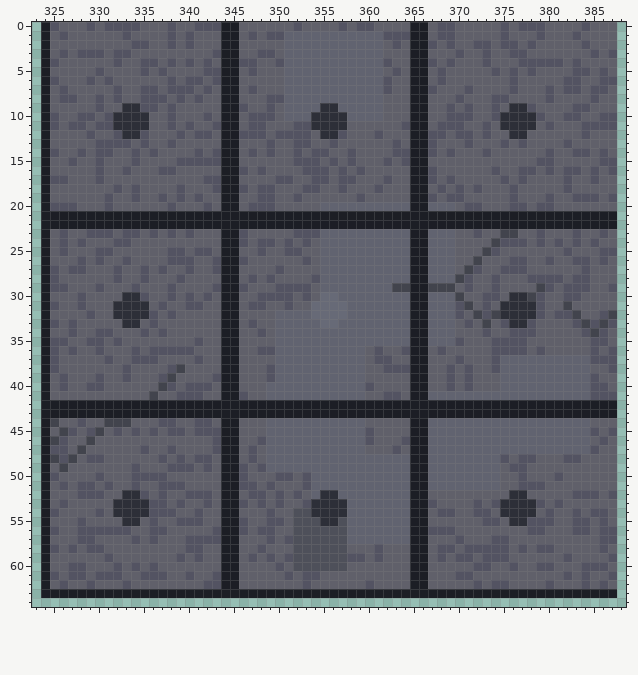
A pixel-art file gets an edit: maps/marble/textures/marble.ase. Above, as it was before the edit.
650x650 pixels, 1 frame. Colours within 5 levels of each other are drawn and written as one. Shown: x 323..388, y 0..64. The commit also changed other parts of the picture, which this record leaves out.
Now the later version:
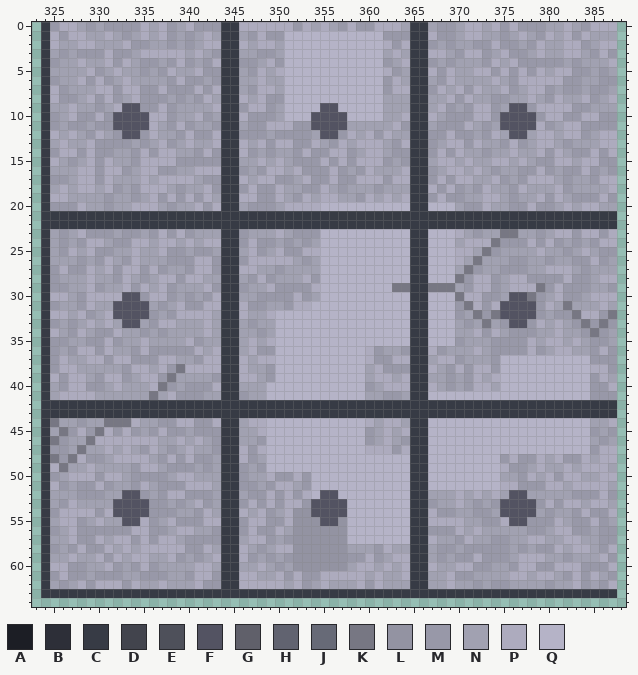
Palette (. is transparent): A #1c1e25  B #2d2f38  C #373b45  D #42444d  E #4e505a  F #535362  G #60606a  H #616370  J #676a77  K #777783  L #9393a2  M #9898a8  N #a1a1b1  P #adabbe  Q #b5b3c7
Edits made:
Changed rows in their new state; - is an unchanged pixel.
first column x 324:
 0 CMPPNMNMMMMPNPMNPMMMCCPPPPPPMPNPNMPMMPPPNCCNMMNPPNPMPMMMNNPNMPPP
 1 CPMPPNNPNMNPNPMNMNPNCCNMPMMQQQQQQQQQQQMMMCCPMMNPPNNMNPNMPNPMPNNN
 2 CPNNPPNNNPMMNNMNMNPPCCPNPPNQQQQQQQQQQQPMPCCMNMNNMMPMMNMPNNPPMNPP
 3 CNMNMMMPMMNPPPPPNPNMCCNNMMNQQQQQQQQQQQNPNCCPPNMPPMNPMMNPNNPPNMPM
 4 CMNNPNNPMPNMMNMPMNMPCCMMNPMQQQQQQQQQQQMNPCCMNMNNNMPNPMMMMMNMNNNP
 5 CNNNNPMNPNNMNMPNNPMMCCNMPNPQQQQQQQQQQQPMNCCPMPNNPPMPMPMPNPPMMNMN
 6 CMNNPMPMNPNNNNMPMMNMCCNNPNNQQQQQQQQQQQMPNCCNMPNNNNPNMPPPPPMMNNMM
 7 CPMNNNPPMPPMMPMMMPMPCCNMPPNQQQQQQQQQQQMPPCCMPNPMPNNPMNPPMNMMNMMN
 8 CPMMNPMPMNPMMMNMNMPNCCPNPMMQQQQQQQQQQQNNNCCNNPMPNNMMNNPNMPNNPMNP
 9 CNNPNNMNPFFMMPMNNNNPCCMPPMNQQQQFFQQQQQNNNCCNPMNMPPMNFFMPPPPMMNNN
10 CMNPMMPMFFFFPPMNNPMNCCPMMMNQQQFFFFQQQQNNPCCPNMMMPPMFFFFMPPMMPPMM
11 CMNMMNMMFFFFPNMPMNNMCCNMMPPPMMFFFFNNNNNPMCCNMMMPNMNFFFFPMNPPMMMM
12 CPNPNMPNMFFMPNNMPMMPCCMMMNMMMMNFFMPNPMPNNCCMMPMMNMPNFFNPPNPPMNPP
13 CNPNNPMMMMNMNPMNPNNPCCPNPMPPMMPNMPNPPPNMPCCMNPPMPNNMPMNPPNMNNNPP
14 CMPPMPMMNNMPMPPNNMPMCCPMNMNNMPMMPPMNPPNMMCCMPMPNNMNNPNNPMPNMMPMP
15 CPNMNPMPNNMPPPPMMMMMCCNNPNPNMMMPMPMPPPMNMCCNPPNPNNPPNPNMMPPNPPMM
16 CNNNPPMPPMNPPMMNNPPPCCMNMPPNPMMMPMNMPNNNPCCMNPPNPNMNNMMPMNMMPMNM
17 CMMNPPMPNNNPNPPPPNMMCCPNPPMMNPMMPMMPPPMPPCCMPMPPNNPMNMPPPNMNNMPP
18 CNPNPPNPMNMPPPNMNNPMCCMPMMPNNMMPNMNNNMNNNCCPMPMNMPNNMPNNNPMNNNNP
19 CPPNNNNMNNMNPMPMPMPNCCPPMMPNMPNPPNNMPNPNPCCMPMMNNPPNMNNPMPNMMMPM
20 CMMMPNNMNNPPPNMNNPMPCCNMMMNPPPPQQQQQQQQQQCCQQQNMMPNNMMPMMNPNPPNN
21 CCCCCCCCCCCCCCCCCCCCCCCCCCCCCCCCCCCCCCCCCCCCCCCCCCCCCCCCCCCCCCCC
22 CCCCCCCCCCCCCCCCCCCCCCCCCCCCCCCCCCCCCCCCCCCCCCCCCCCCCCCCCCCCCCCC
23 CNMNPMMMNMMNMPMPMNNNCCMNNNPNMMMQQQQQQQQQQCCQQQPNMNNKKNNMNPPMPPMP
24 CNMNMPPNMMPPNPPNPNPPCCMPMMNMNMNQQQQQQQQQQCCQQQNPPPKMMMPMPMNMNMPP
25 CNMPNPMMNNPNNPMMNMMNCCNPMNPMMPPQQQQQQQQQQCCQQQPPNKMNNNNPNNMNPNMM
26 CNNNMNMPNMPNNNMMMPPMCCMPPPPPNMNQQQQQQQQQQCCQQQPNKNNNMMNNMNNMMPMN
27 CMPMMPNPMPPMPMNNMPPMCCPPNNMNNNNQQQQQQQQQQCCQQQNKMNNMMMNNPPPNMNNN
28 CMNNNPNNMPNMNPPMPPNNCCNMPMNNNPMQQQQQQQQQQCCQQQKMPPMNPPMMMMPMMNPP
29 CMMNNPMNNPMPNPMNNNPMCCMNNPMMMMPQQQQQQQQKKCCKKKNMPPMNPPPKMPMMMNNM
30 CPPNMPPPPFFMPPMNMNMPCCNNMMMMPMNQQQQQQQQQQCCQQQKPPMMNFFKMNPMMNPPP
31 CMNNMPNNFFFFNMNPMMPPCCPMMNNMPPQQQQQQQQQQQCCQQQMKPMPFFFFMPNKNNNPN
32 CPPNPMNPFFFFMNMPPPPNCCPNNPQQQQQQQQQQQQQQQCCQQQMNKMKFFFFMNMMKPPMK
33 CMNMNPNPNFFNMPPNNNPNCCNMNNQQQQQQQQQQQQQQQCCQQQNMNKNMFFMPNPNMKMKM
34 CPNMPNMMPNNMNMNNNNPNCCNNMNQQQQQQQQQQQQQQQCCQQQNNPMPNMMMNNPNNMKMN
35 CMMNNMMPMNNPNNNNPMNNCCNPNPQQQQQQQQQQQQQQQCCQQQMNNNMMMMPNPPNPNMMN
36 CMNMPPMPNNMPMMMMMPNPCCNPMMQQQQQQQQQQPMNNMCCPMNNNPNMMMMPMNPPNNMPM
37 CMPNNPPMPPMMMPPNNMPPCCPNPPQQQQQQQQQQPMMPPCCNPPMNNNMQQQQQQQQQQMMM
38 CMPPNNNNNMPPNPMKPPPPCCPNNMQQQQQQQQQQNPMMMCCPNMPMPPMQQQQQQQQQQPPM
39 CPMPPNMPPMNPPMKNNNNMCCPPNMQQQQQQQQQQNPPNPCCNNMNMPNPQQQQQQQQQQMPN
40 CNMPPMMNPNNNPKMNMMMPCCNNNQQQQQQQQQQQMNPPPCCPNMNMPPNQQQQQQQQQQMMP
41 CNPPPPNNNNNNKNPMMMNNCCMNNQQQQQQQQQQQNNMMNCCQQQQQQQQQQQQQQQQQQMMM
42 CCCCCCCCCCCCCCCCCCCCCCCCCCCCCCCCCCCCCCCCCCCCCCCCCCCCCCCCCCCCCCCC
43 CCCCCCCCCCCCCCCCCCCCCCCCCCCCCCCCCCCCCCCCCCCCCCCCCCCCCCCCCCCCCCCC
44 CKNNMNNKKKPNNMMPPMMPCCNPPQQQQQQQQQQQPNPPNCCQQQQQQQQQQQQQQQQQQNNP
45 CNKMPMKPMPMNMPMMNMMMCCNNPQQQQQQQQQQQMNPNPCCQQQQQQQQQQQQQQQQQQMNM
46 CKMNNKPPPPPPPNNPNPNMCCNNMQQQQQQQQQQQMNPNMCCQQQQQQQQQQQQQQQQQQNMN
47 CMMNKNNPNPNMPNMNPNNMCCPMPQQQQQQQQQQQPPPMPCCQQQQQQQQQQQQQQQQQQMPP
48 CKMKPMMNPPPPNMPMPMMNCCPMNQQQQQQQQQQQQQQQQCCQQQQQQQQMPMMPNPMMPNPP
49 CPKNNPNNNNMPPNMMMNMNCCMNMQQQQQQQQQQQQQQQQCCQQQQQQQQPMMNPNNPNPPPN
50 CMNPPPMPPNMMMMNPPNNNCCMNNPMMPMQQQQQQQQQQQCCQQQQQQQQNNMPNPMPPNNPP
51 CPMNMMPMNNMPNMMMPPPNCCMMNMPPNMQQQQQQQQQQQCCQQQQQQQQPPMMMPPNPPPPN
52 CNNNMMMNNFFMNMPPMMMNCCNMMPMPMPQFFQQQQQQQQCCNNNPNPNPNFFNNNNNMMMPM
53 CNMPNNNNFFFFMMNMNPMNCCMPMPMPPMFFFFQQQQQQQCCMNNPNMNMFFFFMPMPPNPPN
54 CMPPPPMPFFFFMMMNNMPNCCPNPMNPLLFFFFQQQQQQQCCPMMNNMMNFFFFNMNNMPMMP
55 CNPPMNPNNFFPMNPMMMPPCCMPPMMPLLLFFLQQQQQQQCCPPPPNNMMPFFMMMPNMMPMN
56 CMNPMMMMMMPPMMNPPNNMCCMPMMPNLLLLLLQQQQQQQCCMMMPNPNNNNNMMNPPMMNMM
57 CNNPMMPNPPMPMPPNMMMMCCNPPMNMLLLLLLQQQQQQQCCPNNMPNNMMNNPPNNPPNNMM
58 CMNMPMMPNPNPPPPPMMPNCCPNMNPPLLLLLLNNNMPNNCCNMMNMMMMMNMNMMPNPPNMP
59 CNNPNNPMPNPPNNPMNMNPCCPMNMNMLLLLLLMMPMNPPCCNMNMMPMMMNPPPNNMNNNPM
60 CPPMMNNPMNMPMNNNNPPNCCNNPNMNLLLLLLNPPNPNPCCPNNPPMMNNMPPMMPPPMMMP
61 CMPMMNMMMNNMMMNNMPPMCCPPNNPMPMMPPPPPNPNNPCCNNPMMNNNNPPNPPNMPMPNM
62 CNMNPMPPPMPNNPNNNPMMCCPPPPPNPMNPNNNPMPNNNCCNNPNNMNMMNNNNMNNPMNMP
63 CCCCCCCCCCCCCCCCCCCCCCCCCCCCCCCCCCCCCCCCCCCCCCCCCCCCCCCCCCCCCCCC
Boxes around the changes in both pictures, in picture pixels (x1, y1, x2, y2):
changed: (41, 22, 617, 598)
